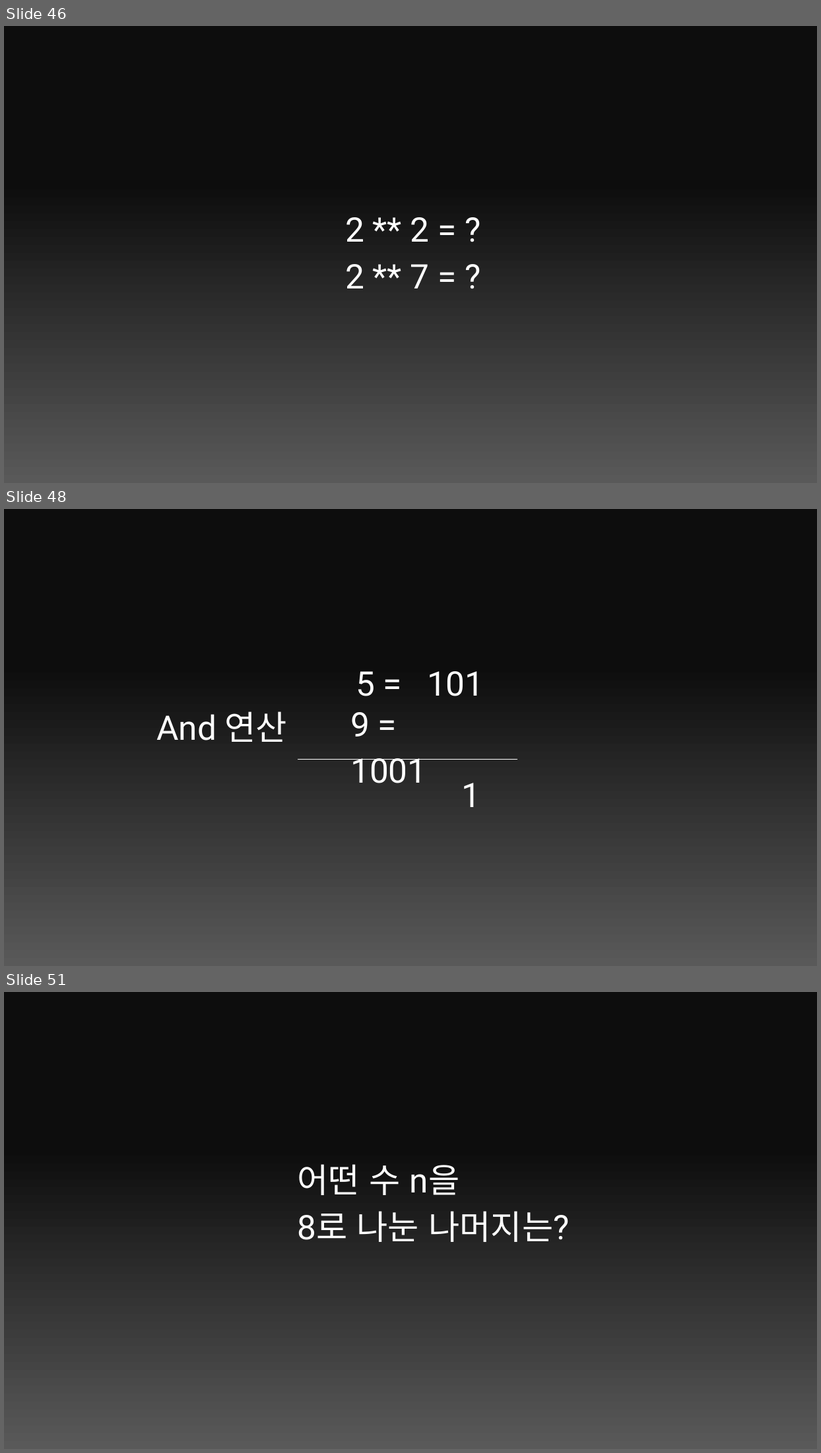
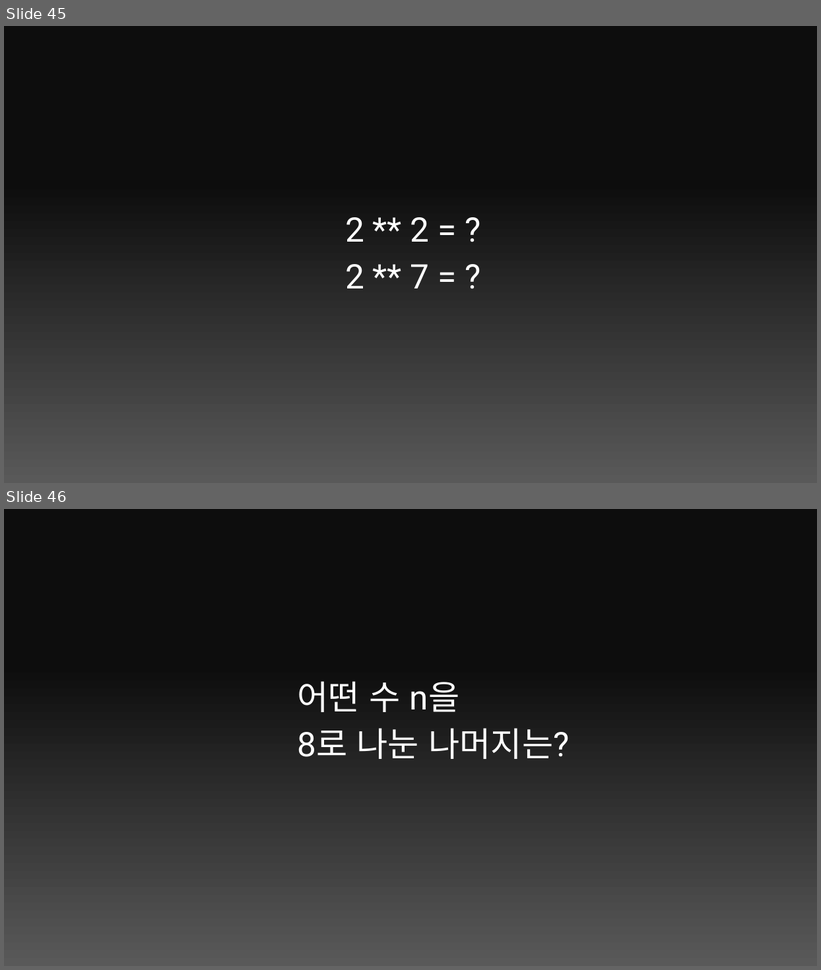
Before and after one commit to Pobbylee/fastcampus_python, a slide deck: 1s/1s.pptx. Shown one above the other, each under a label of ours: slides 46, 48 and 51 before the commit, slides 45 and 46 after it; the slides between them are not shown. The pictures are 821x1453 and 821x970 pixels, drawn with LibreOffice and Linux fonts; fonts in the diff are those of the drawing. Boxes give left, top, right and bottom in pixels: in the first picture for what was removed or moved away, otherwise in the second. Text is boxed around its words. In the diff, an @@ line names an element or a change of style, - is before the commit and + after.

```diff
--- a/1s/1s.pptx
+++ b/1s/1s.pptx
@@ slide 48 removed at [4, 509, 817, 966], background gradient #0D0D0D to #595959 @@
@@ text removed at [356, 671, 484, 696] @@
-5 = 101
@@ text removed at [156, 712, 287, 742] @@
-And 연산
@@ text removed at [350, 712, 426, 784] @@
-9 = 1001
@@ line removed from (298, 759) to (517, 759) @@
@@ text removed at [461, 783, 481, 807] @@
-1
@@ what was slide 46 is now slide 45 @@
@@ what was slide 51 is now slide 46 @@
```
Also in this commit, not shown: 4 slides changed, 1 slide added, 8 other slides removed.
